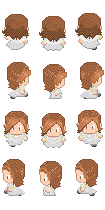
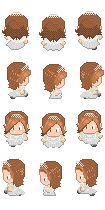
Layered file, before and after one edit (105 × 210). Changes by layer:
added layer "head_tiara" above "misc_tank" over [3, 11, 102, 169]
